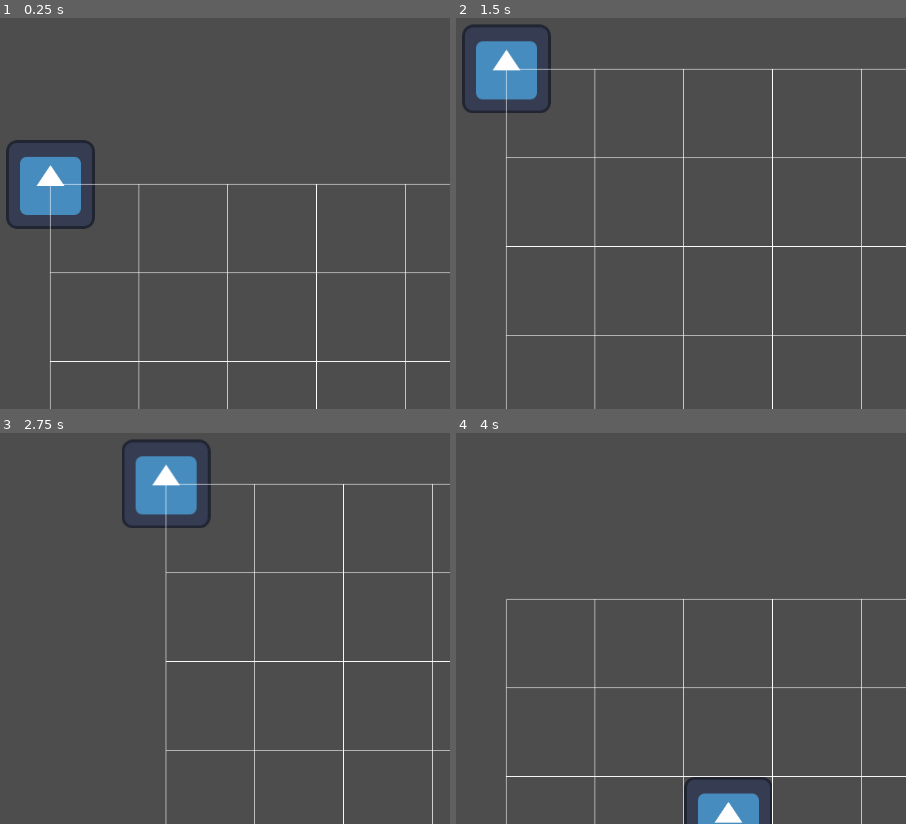
Above: before the commit, frames 1-4 (two rows, left to right).
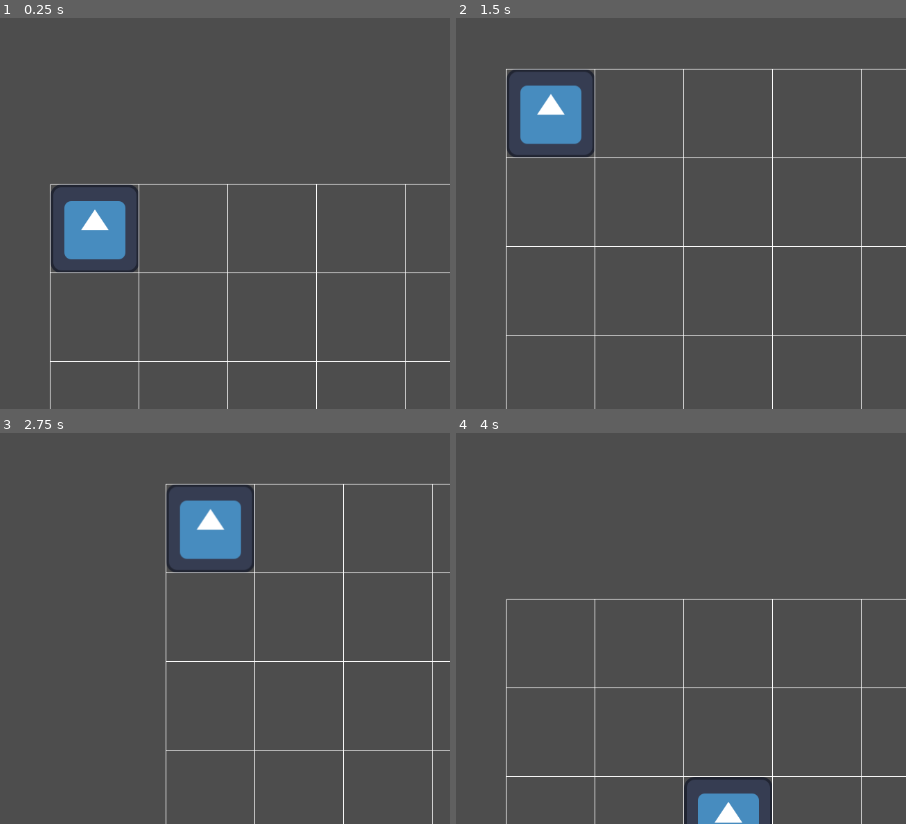
Above: after the commit, the same moments.

Repository: rlaa54/Shapeshifter
Game: Godot game, scene res://Main.tscn
Same seed, same stepped clock (60 frames per second), same inputs: the game is played once before the commit and once after it. The engine's default icon, where the game draws it, is replaced by a stand-in: a white triangle on a blue panel in a dark square.
Inputs (mouse positions are in pixels of both pictures, inside the frame that each line leads up to):
- Up to frame 1 (0.25 s): no input
- Up to frame 2 (1.5 s): tap Enter at 0.5 s; move the mouse to (681, 162) at 0.52 s; press the mouse at (681, 162) at 0.53 s; tap Space at 1.25 s; move the mouse to (outside the picture) at 1.27 s; release the mouse at (outside the picture) at 1.28 s; tap Down (cam_down) at 1.35 s
- Up to frame 3 (2.75 s): click (outside the picture) at 1.55 s; tap Enter at 2 s; move the mouse to (130, 499) at 2.02 s; press the mouse at (130, 499) at 2.03 s; tap Left (cam_left) at 2.1 s
- Up to frame 4 (4 s): tap Space at 2.75 s; move the mouse to (465, 691) at 2.77 s; release the mouse at (465, 691) at 2.78 s; tap Right (cam_right) at 2.85 s; click (465, 691) at 3.05 s; tap Enter at 3.5 s; move the mouse to (744, 667) at 3.52 s; press the mouse at (744, 667) at 3.53 s; tap Up (cam_up) at 3.6 s

The runs differ from the first frame. In frame 1, 4.7% of the frame differs, in the area x 1-31%, y 31-65%; in frame 2, 4.8%; in frame 3, 4.8%, in the area x 27-57%, y 1-36%; in frame 4, nothing differs.

Commit message:
버그 수정중
무브 두 번 찍히는 버그 수정중

Diff:
--- a/Character/character_base.gd
+++ b/Character/character_base.gd
@@ -1,9 +1,6 @@
 extends CharacterBody2D
 
 enum State { IDLE, FOLLOW }
-
-const MASS = 10.0
-const ARRIVE_DISTANCE = 10.0
 
 # @export var speed: float = 200.0
 @export var maxTimeUnit: int = 100
@@ -19,43 +16,46 @@
 var _next_point = Vector2()
 
 func _ready():
-	_change_state(State.IDLE)
+	change_state(State.IDLE)
 	curTimeUnit = maxTimeUnit
 
 func _process(_delta):
 	if _state != State.FOLLOW:
 		return
-	var arrived_to_next_point = _move_to(_next_point)
-	if arrived_to_next_point:
-		_path.remove_at(0)
-		if _path.is_empty():
-			_change_state(State.IDLE)
-			return
-		_next_point = _path[0]
+	if _path.is_empty():
+		change_state(State.IDLE)
+		return
+	move_to(_next_point)
 
 func _unhandled_input(event):
 	_click_position = get_global_mouse_position()
 	if tile_map_layer.is_point_walkable(_click_position):
 		if event.is_action_pressed(&"move_to"):
-			_change_state(State.FOLLOW)
+			change_state(State.FOLLOW)
 
-func _move_to(local_position):
+func move_to(local_position):
 	print("이동전타임유닛:",curTimeUnit)
 	if position.distance_to(local_position) == 128:
 		curTimeUnit -= 4
+		print("-4")
 	else :
 		curTimeUnit -= 6
+		print("-6")
 	print("이동후타임유닛:",curTimeUnit, "\n")
 	position = local_position
-	return position.distance_to(local_position) < ARRIVE_DISTANCE
+	_path.remove_at(0)
+	if _path.is_empty():
+		change_state(State.IDLE)
+		return
+	_next_point = _path[0]
 
-func _change_state(new_state):
+func change_state(new_state):
 	if new_state == State.IDLE:
 		tile_map_layer.clear_path()
 	elif new_state == State.FOLLOW:
 		_path = tile_map_layer.find_path(position, _click_position)
 		if _path.size() < 2:
-			_change_state(State.IDLE)
+			change_state(State.IDLE)
 			return
 		# The index 0 is the starting cell.
 		# We don't want the character to move back to it in this example.
--- a/Main.tscn
+++ b/Main.tscn
@@ -12,6 +12,7 @@
 [node name="GameManager" type="Node2D" parent="."]
 
 [node name="CharacterBody2D" parent="." instance=ExtResource("1_ha6sc")]
+position = Vector2(64, 64)
 
 [node name="TileMapLayer" type="TileMapLayer" parent="."]
 tile_set = SubResource("TileSet_7q1wy")
